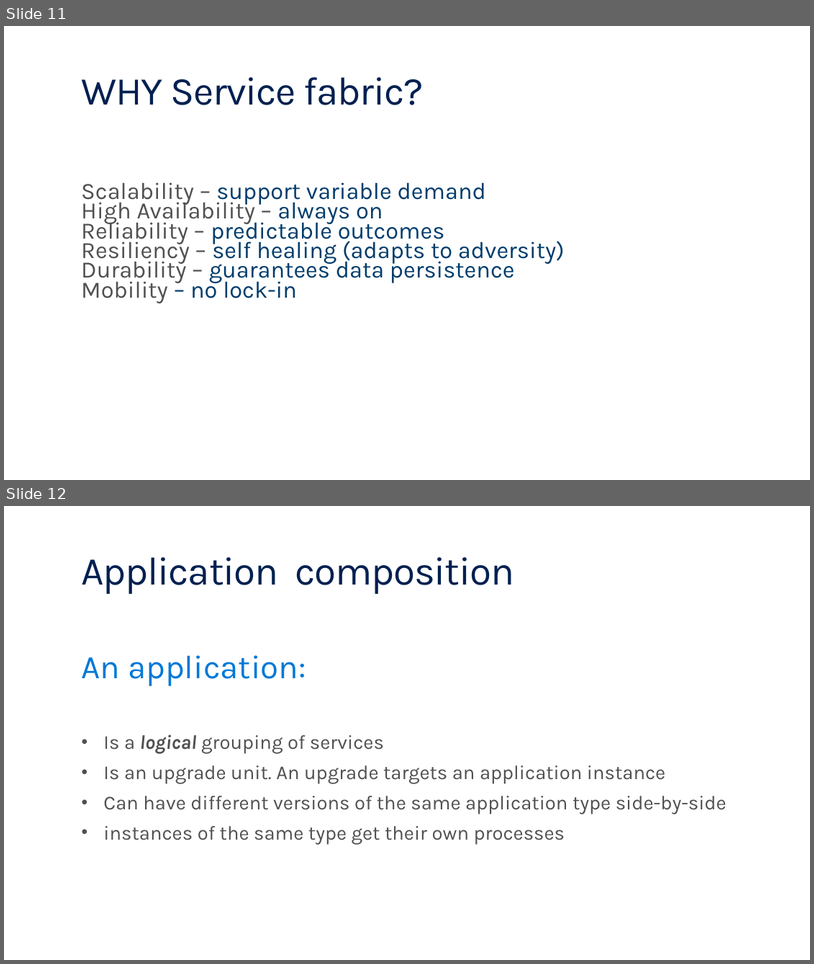
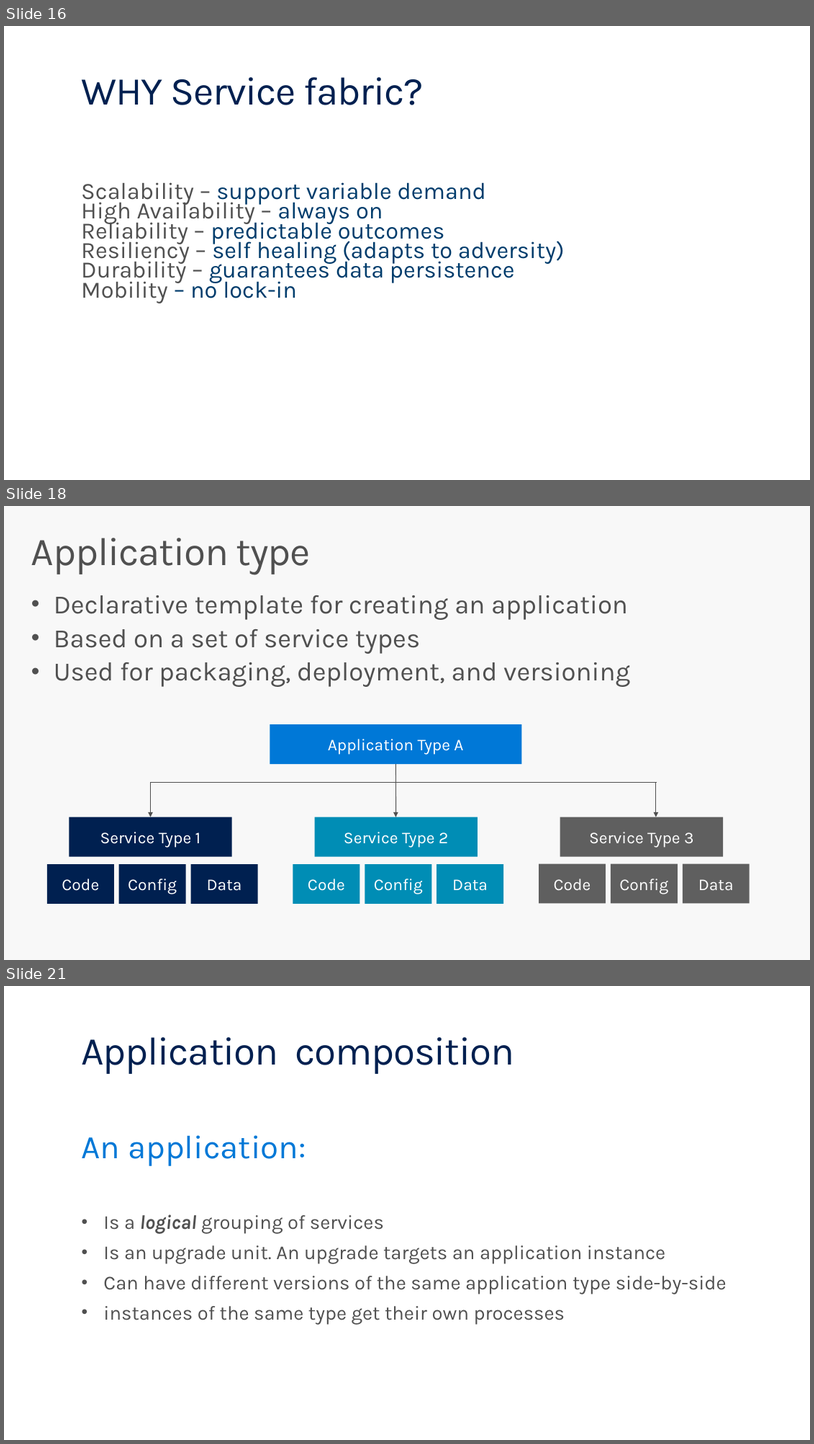
Before and after one commit to brentstineman/PersonalStuff, a slide deck: Presentations/Service Fabric/ServiceFabric Overview.pptx. Shown one above the other, each under a label of ours: slides 11 and 12 before the commit, slides 16, 18 and 21 after it; the slides between them are not shown. The pictures are 814x964 and 814x1444 pixels, drawn with LibreOffice and Linux fonts; fonts in the diff are those of the drawing. Boxes give left, top, right and bottom in pixels: in the first picture for what was removed or moved away, otherwise in the second. Text is boxed around its words. In the diff, an @@ line names an element or a change of style, - is before the commit and + after.

```diff
--- a/Presentations/Service Fabric/ServiceFabric Overview.pptx
+++ b/Presentations/Service Fabric/ServiceFabric Overview.pptx
@@ slide 18 added at <box>4,506,810,960</box>, background #F8F8F8 @@
@@ title added at <box>31,538,311,575</box>, 48 pt, text #505050 @@
+Application type
@@ text added at <box>54,595,630,687</box>, 32 pt, text #505050 @@
+• Declarative template for creating an application
+• Based on a set of service types
+• Used for packaging, deployment, and versioning
@@ rectangle added at <box>270,724,522,764</box>, fill #0078D7, 20 pt, text #FFFFFF @@
+Application Type A
@@ line added from (396, 764) to (396, 817), #505050 0.75 pt @@
@@ line added from (150, 782) to (657, 782), #505050 0.75 pt @@
@@ arrow added from (150, 782) to (150, 817), #505050 0.75 pt @@
@@ arrow added from (396, 782) to (396, 817), #505050 0.75 pt @@
@@ arrow added from (656, 782) to (656, 817), #505050 0.75 pt @@
@@ rectangle added at <box>70,817,232,857</box>, fill #002050, 20 pt, text #FFFFFF @@
+Service Type 1
@@ rectangle added at <box>315,817,478,857</box>, fill #008DB5, 20 pt, text #FFFFFF @@
+Service Type 2
@@ rectangle added at <box>560,817,723,857</box>, fill #5F5F5F, 20 pt, text #FFFFFF @@
+Service Type 3
@@ rectangle added at <box>47,864,114,903</box>, fill #002050, 20 pt, text #FFFFFF @@
+Code
@@ rectangle added at <box>119,864,186,903</box>, fill #002050, 20 pt, text #FFFFFF @@
+Config
@@ rectangle added at <box>190,864,257,903</box>, fill #002050, 20 pt, text #FFFFFF @@
+Data
@@ rectangle added at <box>293,864,360,903</box>, fill #008DB5, 20 pt, text #FFFFFF @@
+Code
@@ rectangle added at <box>365,864,432,903</box>, fill #008DB5, 20 pt, text #FFFFFF @@
+Config
@@ rectangle added at <box>437,864,504,903</box>, fill #008DB5, 20 pt, text #FFFFFF @@
+Data
@@ rectangle added at <box>539,864,606,903</box>, fill #5F5F5F, 20 pt, text #FFFFFF @@
+Code
@@ rectangle added at <box>611,864,678,903</box>, fill #5F5F5F, 20 pt, text #FFFFFF @@
+Config
@@ rectangle added at <box>683,864,750,903</box>, fill #5F5F5F, 20 pt, text #FFFFFF @@
+Data
@@ what was slide 11 is now slide 16 @@
@@ what was slide 12 is now slide 21 @@
```
Also in this commit, not shown: 10 other slides added, 1 slide removed, 1 other file.
